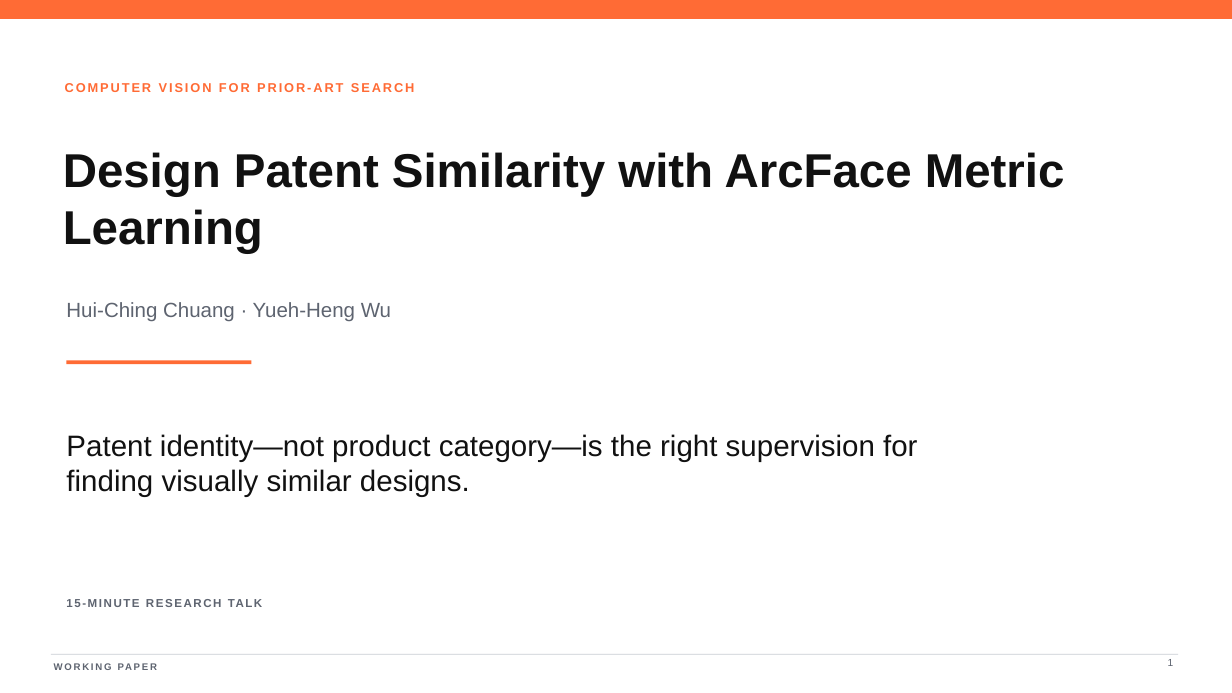
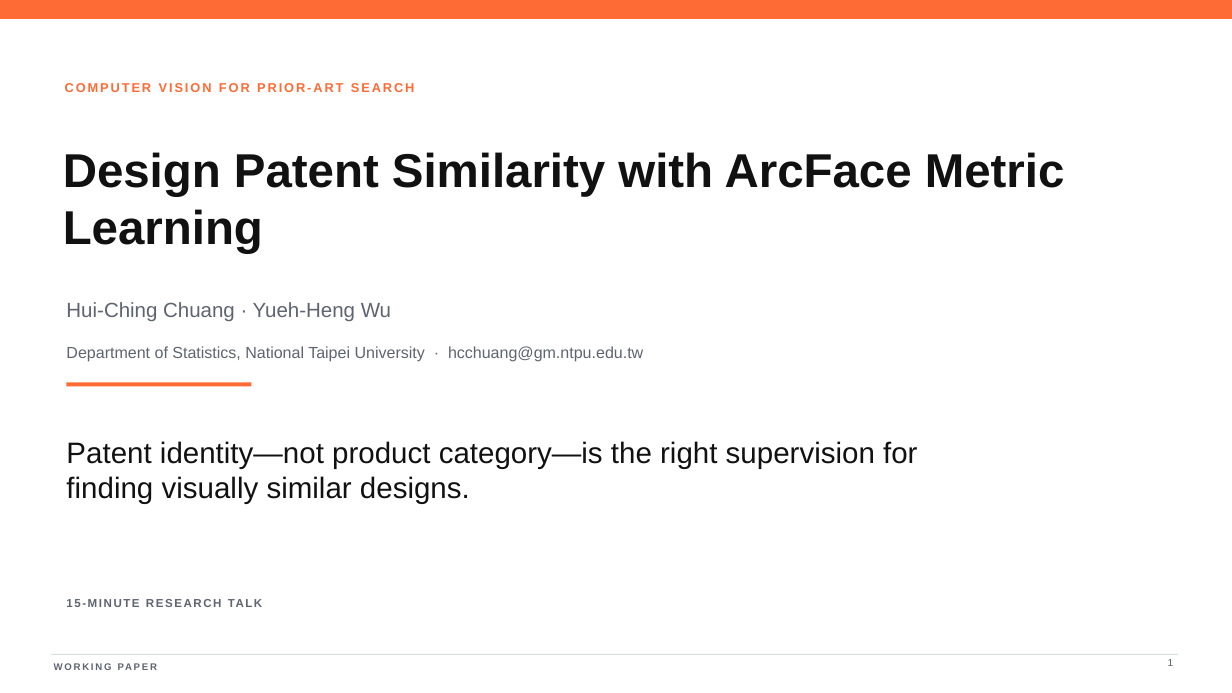
Before and after one commit to hcchuang/hcchuang.github.io, a slide deck: slide 1 of files/DesignPatent_15min_Slides.pptx. Drawn at 1232x693 pixels with LibreOffice and Linux fonts; fonts in the diff are those of the drawing. Boxes give left, top, right and bottom in pixels: in the first picture for what was removed or moved away, otherwise in the second. Text is boxed around its words. In the diff, an @@ line names an element or a change of style, - is before the commit and + after.

```diff
--- a/files/DesignPatent_15min_Slides.pptx
+++ b/files/DesignPatent_15min_Slides.pptx
@@ text added at (66,346,643,362), 12.5 pt, text #5E6470 @@
+Department of Statistics, National Taipei University · hcchuang@gm.ntpu.edu.tw
@@ line moved from (67, 362) - (251, 362) to (67, 384) - (251, 384) @@
@@ text "Patent identity—not product category—is the ...": place and size @@
-text "Patent identity—not product category—is the ..." at (66,434,917,497)
+text "Patent identity—not product category—is the ..." at (66,441,917,504)
```
Also in this commit, not shown: 8 other slides changed, 4 other files.
